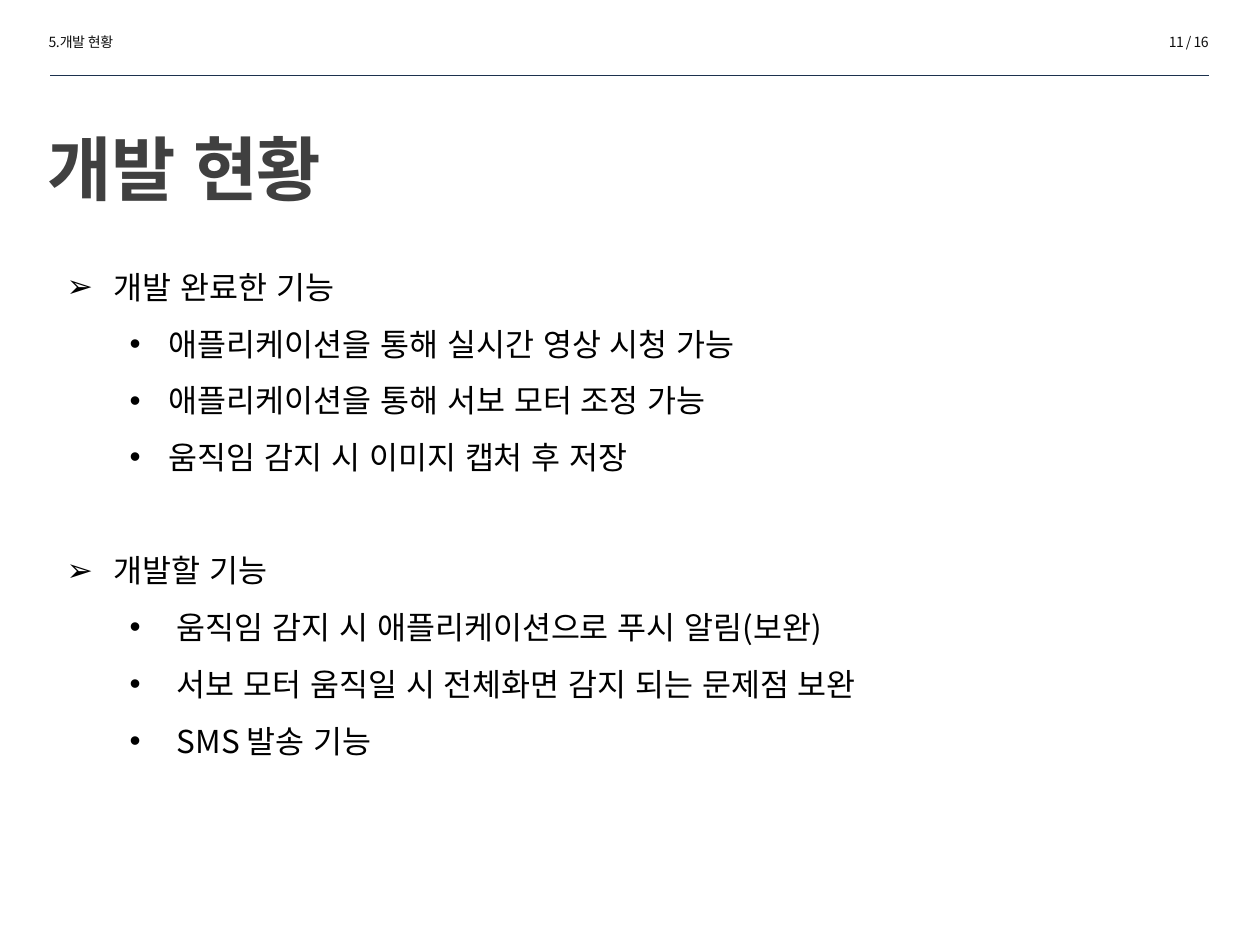
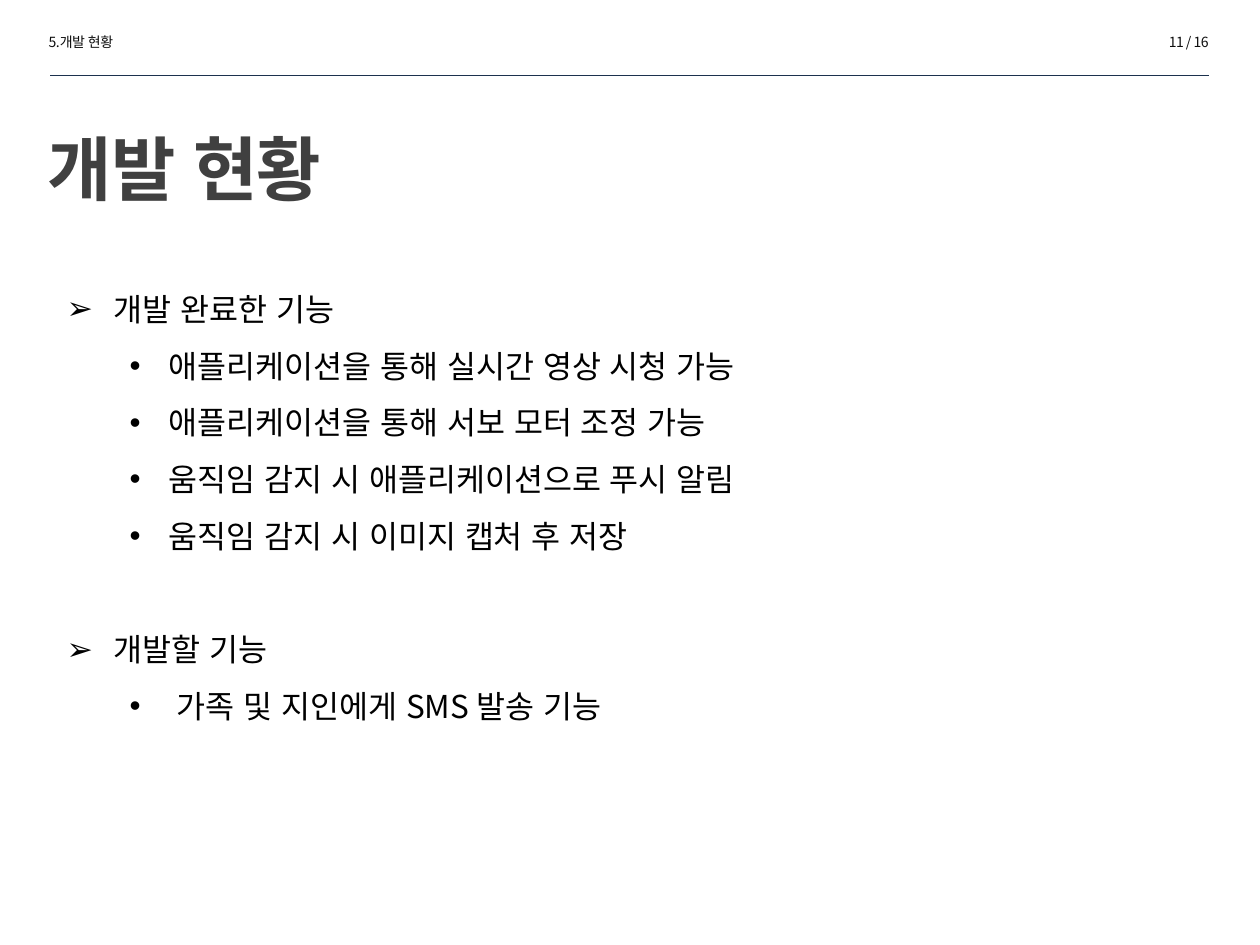
Before and after one commit to dlalscjf94/MinjeongLee, a slide deck: slide 11 of 프로토타입4-10(이민철,민준호,정재훈).pptx. Drawn at 1260x945 pixels with LibreOffice and Linux fonts; fonts in the diff are those of the drawing. Boxes give left, top, right and bottom in pixels: in the first picture for what was removed or moved away, otherwise in the second. Text is boxed around its words. In the diff, an @@ line names an element or a change of style, - is before the commit and + after.

Commit message:
프로토타입
수정

```diff
--- a/프로토타입4-10(이민철,민준호,정재훈).pptx
+++ b/프로토타입4-10(이민철,민준호,정재훈).pptx
@@ text "개발 완료한 기능": place and size @@
-text "개발 완료한 기능" at box(114, 273, 856, 756)
+text "개발 완료한 기능" at box(114, 295, 735, 721)
@@ text at box(169, 465, 735, 494): paragraph added @@
+  • 움직임 감지 시 애플리케이션으로 푸시 알림
@@ text at box(177, 692, 601, 721): text changed @@
-  • 움직임 감지 시 애플리케이션으로 푸시 알림(보완)
-  • 서보 모터 움직일 시 전체화면 감지 되는 문제점 보완
-  • SMS 발송 기능
+  • 가족 및 지인에게 SMS 발송 기능
```
